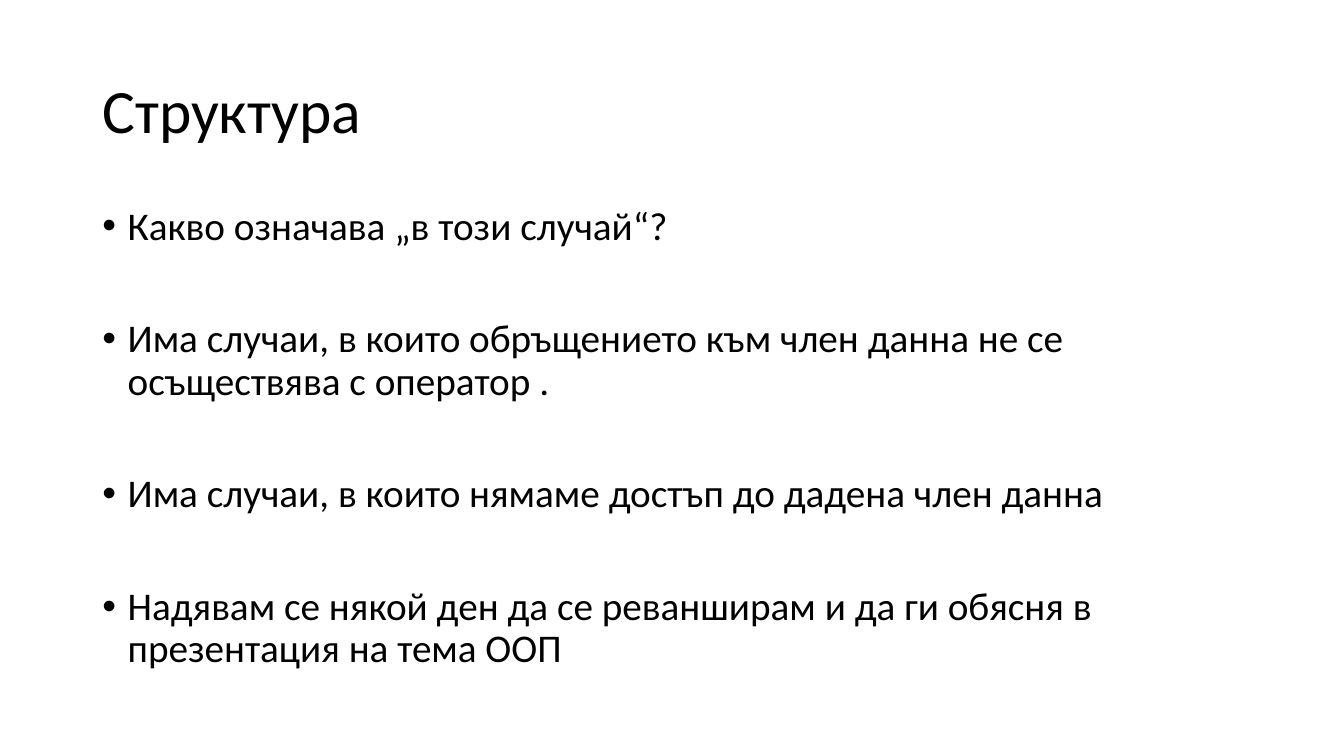
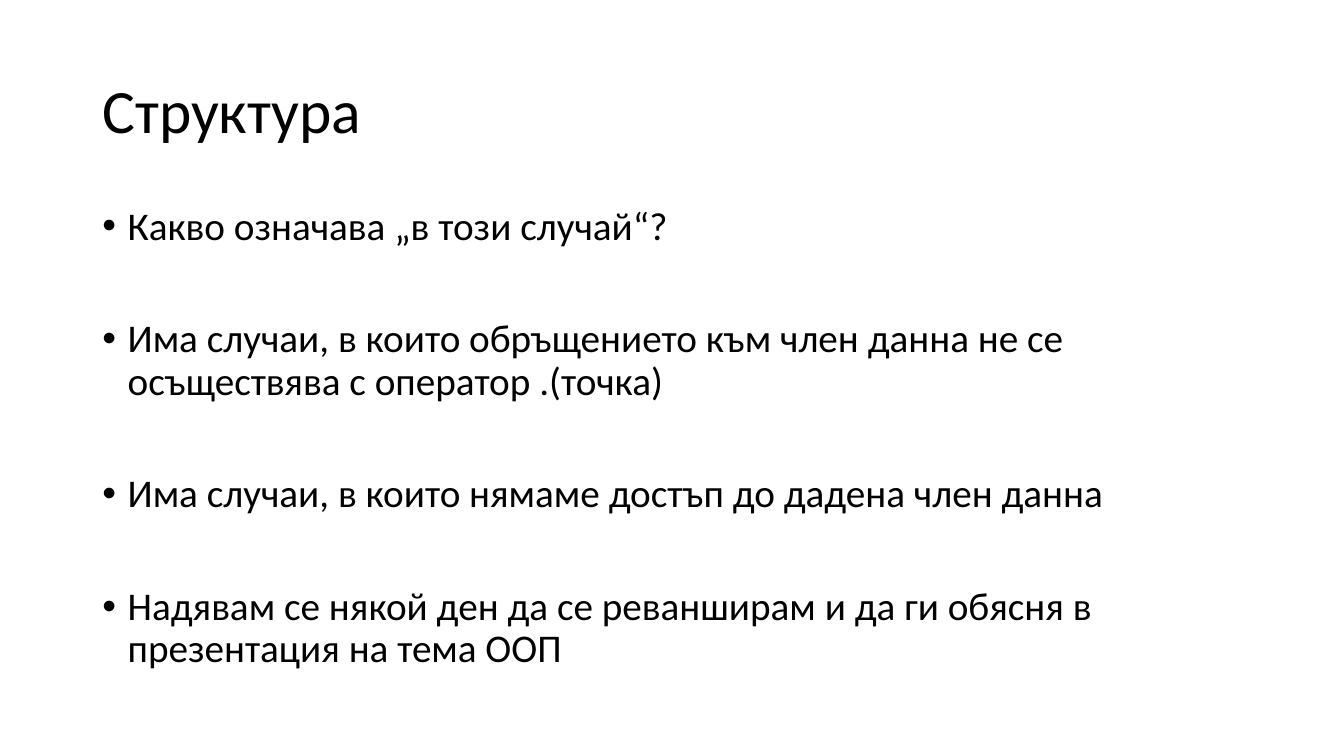
Before and after one commit to Mapmo/Uni-CPP, a slide deck: slide 82 of Introducing To Programming Materials/Consultation 3/Consultation3.pptx (slide 81 before the commit). Drawn at 1344x756 pixels with LibreOffice and Linux fonts; fonts in the diff are those of the drawing. Boxes give left, top, right and bottom in pixels: in the first picture for what was removed or moved away, otherwise in the second. Text is boxed around its words. In the diff, an @@ line names an element or a change of style, - is before the commit and + after.

```diff
--- a/Introducing To Programming Materials/Consultation 3/Consultation3.pptx
+++ b/Introducing To Programming Materials/Consultation 3/Consultation3.pptx
@@ text at [128,325,1063,402]: text changed @@
-• Има случаи, в които обръщението към член данна не се осъществява с оператор .
+• Има случаи, в които обръщението към член данна не се осъществява с оператор .(точка)
```
Also in this commit, not shown: 2 other slides changed, 2 slides added.
